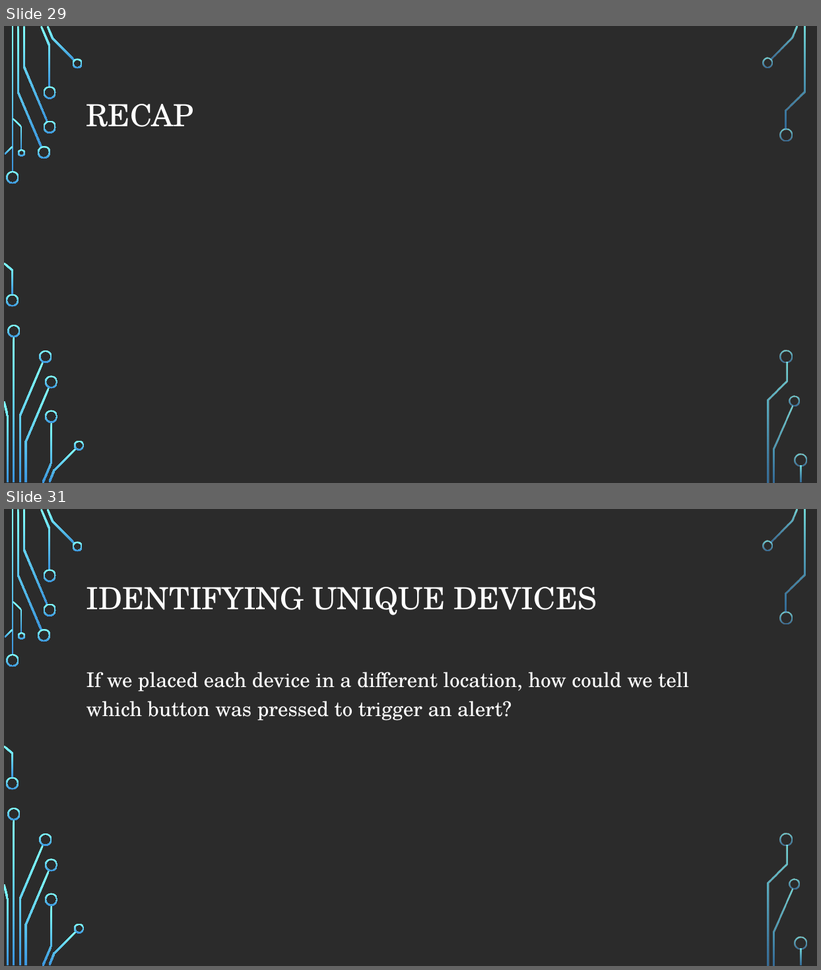
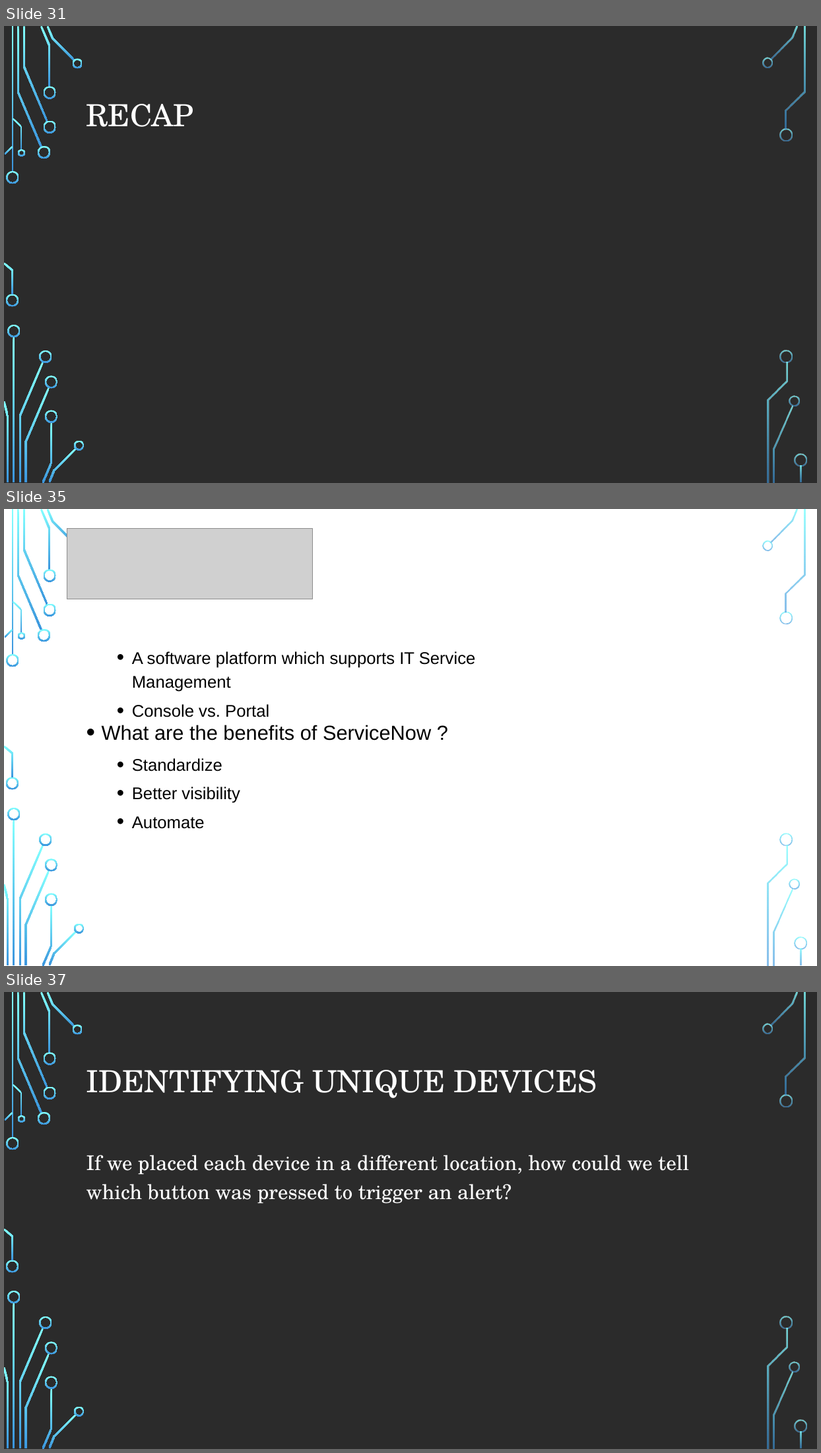
Before and after one commit to andrewjvelez/smap, a slide deck: docs/SMAP Materials Unbranded.pptx. Shown one above the other, each under a label of ours: slides 29 and 31 before the commit, slides 31, 35 and 37 after it; the slides between them are not shown. The pictures are 821x970 and 821x1453 pixels, drawn with LibreOffice and Linux fonts; fonts in the diff are those of the drawing; grey boxes stand for pictures; background and template pictures are left out; a plain dark background stands for a picture behind light text. Boxes give left, top, right and bottom in pixels: in the first picture for what was removed or moved away, otherwise in the second. Text is boxed around its words. In the diff, an @@ line names an element or a change of style, - is before the commit and + after.

Commit message:
Added Service Management slides

```diff
--- a/docs/SMAP Materials Unbranded.pptx
+++ b/docs/SMAP Materials Unbranded.pptx
@@ slide 35 added at (4,509,817,966), background picture (left out); not listed: 35 template elements that a slide beside it also shows @@
@@ picture added at (67,529,313,599) @@
@@ text added at (81,608,741,706), 24 pt, text #FFFFFF @@
+• What is ServiceNow ?
@@ text added at (132,652,476,718), 20 pt, text #000000 @@
+  • A software platform which supports IT Service Management
+  • Console vs. Portal
@@ text added at (102,725,431,741), 24 pt, text #000000 @@
+• What are the benefits of ServiceNow ?
@@ text added at (132,758,240,829), 20 pt, text #000000 @@
+  • Standardize
+  • Better visibility
+  • Automate
@@ what was slide 29 is now slide 31 @@
@@ what was slide 31 is now slide 37 @@
```
Also in this commit, not shown: 4 slides changed, 6 other slides added, 1 slide removed.
